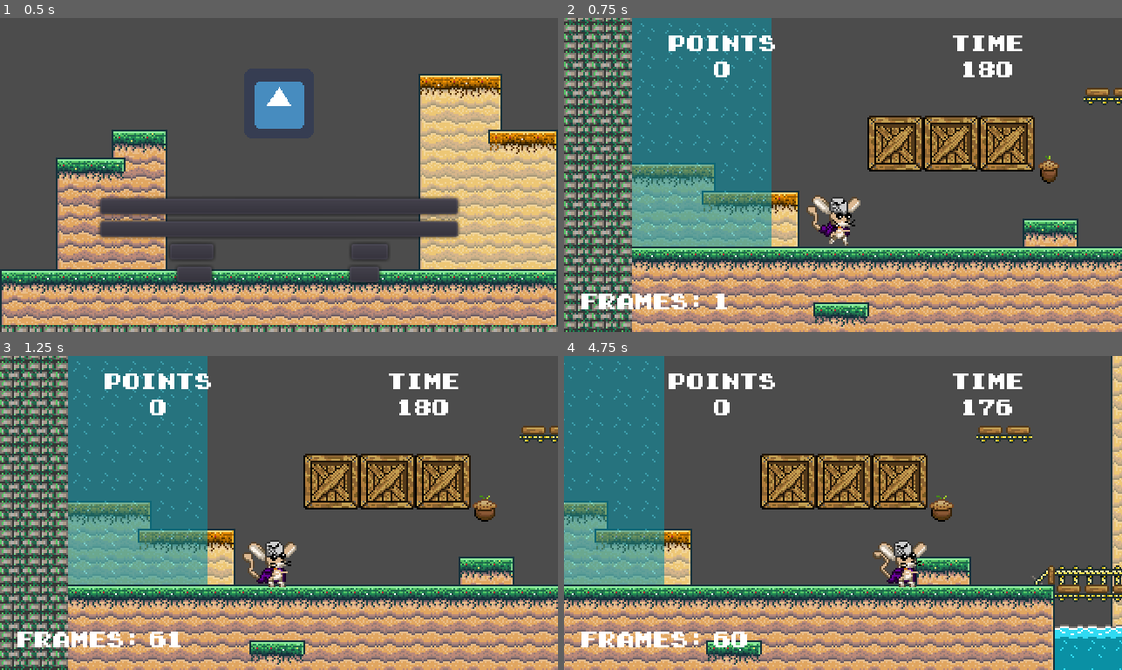
Above: before the commit, frames 1-4 (two rows, left to right).
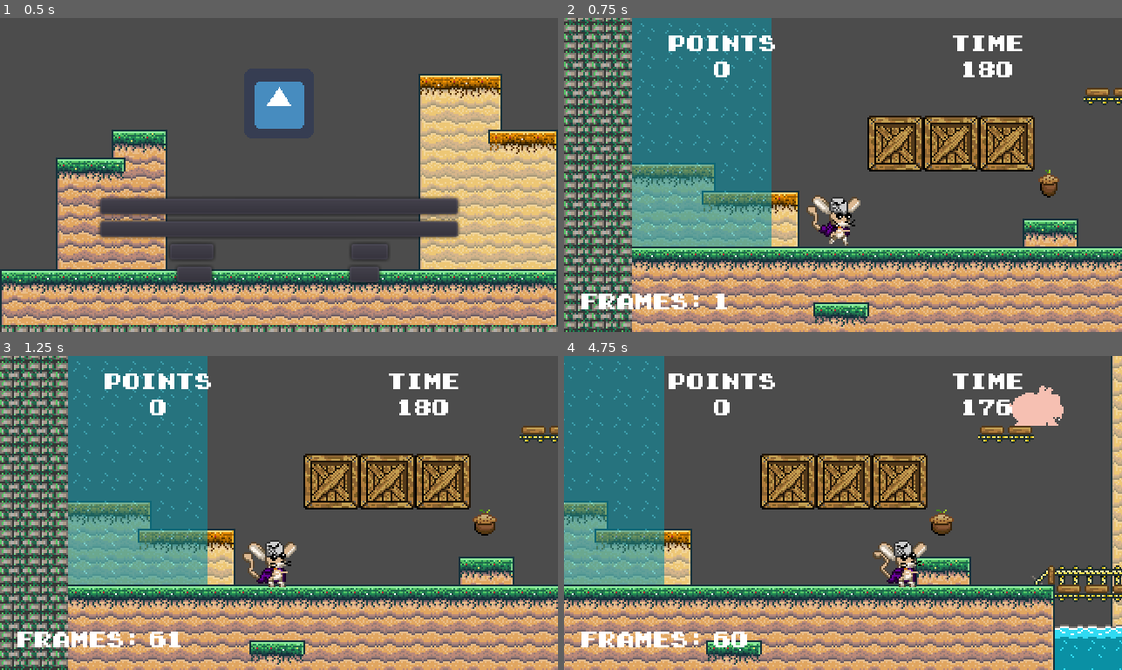
Above: after the commit, the same moments.

Repository: kmaxare/project-one
Game: Godot game, scene res://GUI/main_screen.tscn
Two runs of this game, one before a commit and one after it. Both use one fixed random seed, a clock stepped at 60 frames per second and the inputs below. The engine's default icon, where the game draws it, is replaced by a stand-in: a white triangle on a blue panel in a dark square.
Inputs:
- Up to frame 1 (0.5 s): no input
- Up to frame 2 (0.75 s): click "Start" at 0.5 s
- Up to frame 3 (1.25 s): no input
- Up to frame 4 (4.75 s): hold Right (ui_right) 1.28-2.78 s; hold Left (ui_left) 2.78-3.53 s; hold Right (ui_right) from 3.53 s (still down)

Frame 1 is identical in both runs. In frame 2, 0.3% of the frame differs, in the area x 85-89%, y 43-58%; in frame 3, 0.4%; in frame 4, 1.5%, in the area x 65-90%, y 9-58%.

Commit message:
Tilemaps añadidos
Seed, pig, snake, crab, powerup

Diff:
--- /dev/null
+++ b/characters/enemy/crab_enemy_tilemap.gd
@@ -0,0 +1,14 @@
+extends TileMap
+
+export var Scene = preload("res://characters/enemy/crab_enemy.tscn")
+
+func _ready():
+	instance_obstacles()
+
+func instance_obstacles():
+	var open_cells = get_used_cells()
+	for i in open_cells:
+		var scene = Scene.instance()
+		scene.position = map_to_world(i)
+		add_child(scene)
+		set_cell(i.x, i.y, -1)
--- /dev/null
+++ b/characters/enemy/crab_enemy_tilemap.tscn
@@ -0,0 +1,27 @@
+[gd_scene load_steps=4 format=2]
+
+[ext_resource path="res://sprites/characters/enemy/crab_enemy_DDL.png" type="Texture" id=1]
+[ext_resource path="res://characters/enemy/crab_enemy_tilemap.gd" type="Script" id=2]
+
+[sub_resource type="TileSet" id=1]
+0/name = "crab_enemy_DDL.png 0"
+0/texture = ExtResource( 1 )
+0/tex_offset = Vector2( 0, 0 )
+0/modulate = Color( 1, 1, 1, 1 )
+0/region = Rect2( 0, 0, 32, 32 )
+0/tile_mode = 0
+0/occluder_offset = Vector2( 0, 0 )
+0/navigation_offset = Vector2( 0, 0 )
+0/shape_offset = Vector2( 0, 0 )
+0/shape_transform = Transform2D( 1, 0, 0, 1, 0, 0 )
+0/shape_one_way = false
+0/shape_one_way_margin = 0.0
+0/shapes = [  ]
+0/z_index = 0
+
+[node name="CrabEnemyTilemap" type="TileMap"]
+tile_set = SubResource( 1 )
+cell_size = Vector2( 8, 8 )
+centered_textures = true
+format = 1
+script = ExtResource( 2 )
--- /dev/null
+++ b/characters/enemy/pigx_enemy_tilemap.gd
@@ -0,0 +1,14 @@
+extends TileMap
+
+export var Scene = preload("res://characters/enemy/pigx_enemy.tscn")
+
+func _ready():
+	instance_obstacles()
+
+func instance_obstacles():
+	var open_cells = get_used_cells()
+	for i in open_cells:
+		var scene = Scene.instance()
+		scene.position = map_to_world(i)
+		add_child(scene)
+		set_cell(i.x, i.y, -1)
--- /dev/null
+++ b/characters/enemy/pigx_enemy_tilemap.tscn
@@ -0,0 +1,27 @@
+[gd_scene load_steps=4 format=2]
+
+[ext_resource path="res://sprites/characters/enemy/pigx_enemy_DDL.png" type="Texture" id=1]
+[ext_resource path="res://characters/enemy/pigx_enemy_tilemap.gd" type="Script" id=2]
+
+[sub_resource type="TileSet" id=1]
+0/name = "pigx_enemy_DDL.png 0"
+0/texture = ExtResource( 1 )
+0/tex_offset = Vector2( 0, 0 )
+0/modulate = Color( 1, 1, 1, 1 )
+0/region = Rect2( 0, 96, 32, 32 )
+0/tile_mode = 0
+0/occluder_offset = Vector2( 0, 0 )
+0/navigation_offset = Vector2( 0, 0 )
+0/shape_offset = Vector2( 0, 0 )
+0/shape_transform = Transform2D( 1, 0, 0, 1, 0, 0 )
+0/shape_one_way = false
+0/shape_one_way_margin = 0.0
+0/shapes = [  ]
+0/z_index = 0
+
+[node name="PigxEnemyTilemap" type="TileMap"]
+tile_set = SubResource( 1 )
+cell_size = Vector2( 8, 8 )
+centered_textures = true
+format = 1
+script = ExtResource( 2 )
--- /dev/null
+++ b/characters/enemy/snake_enemy_tilemap.gd
@@ -0,0 +1,14 @@
+extends TileMap
+
+export var Scene = preload("res://characters/enemy/snake_enemy.tscn")
+
+func _ready():
+	instance_obstacles()
+
+func instance_obstacles():
+	var open_cells = get_used_cells()
+	for i in open_cells:
+		var scene = Scene.instance()
+		scene.position = map_to_world(i)
+		add_child(scene)
+		set_cell(i.x, i.y, -1)
--- /dev/null
+++ b/characters/enemy/snake_enemy_tilemap.tscn
@@ -0,0 +1,27 @@
+[gd_scene load_steps=4 format=2]
+
+[ext_resource path="res://sprites/characters/enemy/snake_enemy_DDL.png" type="Texture" id=1]
+[ext_resource path="res://characters/enemy/snake_enemy_tilemap.gd" type="Script" id=2]
+
+[sub_resource type="TileSet" id=1]
+0/name = "snake_enemy_DDL.png 0"
+0/texture = ExtResource( 1 )
+0/tex_offset = Vector2( 0, 0 )
+0/modulate = Color( 1, 1, 1, 1 )
+0/region = Rect2( 0, 0, 32, 32 )
+0/tile_mode = 0
+0/occluder_offset = Vector2( 0, 0 )
+0/navigation_offset = Vector2( 0, 0 )
+0/shape_offset = Vector2( 0, 0 )
+0/shape_transform = Transform2D( 1, 0, 0, 1, 0, 0 )
+0/shape_one_way = false
+0/shape_one_way_margin = 0.0
+0/shapes = [  ]
+0/z_index = 0
+
+[node name="SnakeEnemyTilemap" type="TileMap"]
+tile_set = SubResource( 1 )
+cell_size = Vector2( 8, 8 )
+centered_textures = true
+format = 1
+script = ExtResource( 2 )
--- /dev/null
+++ b/interactive_objects/powerup_tilemap.gd
@@ -0,0 +1,14 @@
+extends TileMap
+
+export var Scene = preload("res://interactive_objects/powerup.tscn")
+
+func _ready():
+	instance_obstacles()
+
+func instance_obstacles():
+	var open_cells = get_used_cells()
+	for i in open_cells:
+		var scene = Scene.instance()
+		scene.position = map_to_world(i)
+		add_child(scene)
+		set_cell(i.x, i.y, -1)
--- /dev/null
+++ b/interactive_objects/powerup_tilemap.tscn
@@ -0,0 +1,27 @@
+[gd_scene load_steps=4 format=2]
+
+[ext_resource path="res://sprites/interactive_objects/power_up/timer_DDL.png" type="Texture" id=1]
+[ext_resource path="res://interactive_objects/powerup_tilemap.gd" type="Script" id=2]
+
+[sub_resource type="TileSet" id=1]
+0/name = "timer_DDL.png 0"
+0/texture = ExtResource( 1 )
+0/tex_offset = Vector2( 0, 0 )
+0/modulate = Color( 1, 1, 1, 1 )
+0/region = Rect2( 0, 0, 32, 32 )
+0/tile_mode = 0
+0/occluder_offset = Vector2( 0, 0 )
+0/navigation_offset = Vector2( 0, 0 )
+0/shape_offset = Vector2( 0, 0 )
+0/shape_transform = Transform2D( 1, 0, 0, 1, 0, 0 )
+0/shape_one_way = false
+0/shape_one_way_margin = 0.0
+0/shapes = [  ]
+0/z_index = 0
+
+[node name="PowerUpTilemap" type="TileMap"]
+tile_set = SubResource( 1 )
+cell_size = Vector2( 8, 8 )
+centered_textures = true
+format = 1
+script = ExtResource( 2 )
--- a/interactive_objects/seed_point.tscn
+++ b/interactive_objects/seed_point.tscn
@@ -2,7 +2,6 @@
 
 [ext_resource path="res://interactive_objects/seed_point.gd" type="Script" id=1]
 [ext_resource path="res://sprites/interactive_objects/seed/seed_dark_point_DDL.png" type="Texture" id=2]
-
 
 [sub_resource type="CapsuleShape2D" id=5]
 radius = 4.0
--- /dev/null
+++ b/interactive_objects/seed_point_tilemap.gd
@@ -0,0 +1,14 @@
+extends TileMap
+
+export var Scene = preload("res://interactive_objects/seed_point.tscn")
+
+func _ready():
+	instance_obstacles()
+
+func instance_obstacles():
+	var open_cells = get_used_cells()
+	for i in open_cells:
+		var scene = Scene.instance()
+		scene.position = map_to_world(i)
+		add_child(scene)
+		set_cell(i.x, i.y, -1)
--- /dev/null
+++ b/interactive_objects/seed_point_tilemap.tscn
@@ -0,0 +1,28 @@
+[gd_scene load_steps=4 format=2]
+
+[ext_resource path="res://sprites/interactive_objects/seed/seed_clear_point_DDL.png" type="Texture" id=1]
+[ext_resource path="res://interactive_objects/seed_point_tilemap.gd" type="Script" id=2]
+
+[sub_resource type="TileSet" id=1]
+0/name = "seed_clear_point_DDL.png 0"
+0/texture = ExtResource( 1 )
+0/tex_offset = Vector2( 0, 0 )
+0/modulate = Color( 1, 1, 1, 1 )
+0/region = Rect2( 0, 0, 32, 32 )
+0/tile_mode = 0
+0/occluder_offset = Vector2( 0, 0 )
+0/navigation_offset = Vector2( 0, 0 )
+0/shape_offset = Vector2( 0, 0 )
+0/shape_transform = Transform2D( 1, 0, 0, 1, 0, 0 )
+0/shape_one_way = false
+0/shape_one_way_margin = 0.0
+0/shapes = [  ]
+0/z_index = 0
+
+[node name="SeedPointTileMap" type="TileMap"]
+tile_set = SubResource( 1 )
+cell_size = Vector2( 8, 8 )
+centered_textures = true
+format = 1
+tile_data = PoolIntArray( 2293782, 0, 0 )
+script = ExtResource( 2 )
--- a/interactive_objects/trap_board.tscn
+++ b/interactive_objects/trap_board.tscn
@@ -2,7 +2,6 @@
 
 [ext_resource path="res://interactive_objects/trap_board.gd" type="Script" id=1]
 [ext_resource path="res://sprites/interactive_objects/platform_DDL.png" type="Texture" id=3]
-
 
 [sub_resource type="RectangleShape2D" id=1]
 extents = Vector2( 15, 4 )
--- a/levels/level_one.tscn
+++ b/levels/level_one.tscn
@@ -1,19 +1,19 @@
 [gd_scene load_steps=15 format=2]
 
-[ext_resource path="res://characters/enemy/crab_enemy.tscn" type="PackedScene" id=1]
+[ext_resource path="res://characters/enemy/pigx_enemy_tilemap.tscn" type="PackedScene" id=1]
 [ext_resource path="res://characters/player/jerbo_player.tscn" type="PackedScene" id=2]
-[ext_resource path="res://characters/enemy/pigx_enemy.tscn" type="PackedScene" id=3]
+[ext_resource path="res://characters/enemy/snake_enemy_tilemap.tscn" type="PackedScene" id=3]
 [ext_resource path="res://interactive_objects/rotating_wheel.tscn" type="PackedScene" id=4]
 [ext_resource path="res://tiles/floor.tscn" type="PackedScene" id=5]
 [ext_resource path="res://interactive_objects/trap_board.tscn" type="PackedScene" id=6]
 [ext_resource path="res://interactive_objects/surprise_block.tscn" type="PackedScene" id=7]
-[ext_resource path="res://interactive_objects/seed_point.tscn" type="PackedScene" id=8]
+[ext_resource path="res://interactive_objects/seed_point_tilemap.tscn" type="PackedScene" id=8]
 [ext_resource path="res://interactive_objects/immerse_death.tscn" type="PackedScene" id=9]
-[ext_resource path="res://interactive_objects/powerup.tscn" type="PackedScene" id=10]
+[ext_resource path="res://interactive_objects/powerup_tilemap.tscn" type="PackedScene" id=10]
 [ext_resource path="res://GUI/GUI.tscn" type="PackedScene" id=11]
-[ext_resource path="res://characters/enemy/snake_enemy.tscn" type="PackedScene" id=12]
 [ext_resource path="res://interactive_objects/barrel_generator.tscn" type="PackedScene" id=13]
 [ext_resource path="res://levels/level_one.gd" type="Script" id=14]
+[ext_resource path="res://characters/enemy/crab_enemy_tilemap.tscn" type="PackedScene" id=15]
 
 [node name="LevelOne" type="Node2D"]
 pause_mode = 1
@@ -33,26 +33,6 @@
 
 [node name="JerboPlayer" parent="." instance=ExtResource( 2 )]
 position = Vector2( 164, 465 )
-
-[node name="Enemies" type="Node2D" parent="."]
-
-[node name="CrabEnemy" parent="Enemies" instance=ExtResource( 1 )]
-position = Vector2( 415, 218 )
-
-[node name="CrabEnemy2" parent="Enemies" instance=ExtResource( 1 )]
-position = Vector2( 387, -337 )
-
-[node name="CrabEnemy3" parent="Enemies" instance=ExtResource( 1 )]
-position = Vector2( 576, 472 )
-
-[node name="CrabEnemy4" parent="Enemies" instance=ExtResource( 1 )]
-position = Vector2( 496, -235 )
-
-[node name="PigxEnemy" parent="Enemies" instance=ExtResource( 3 )]
-position = Vector2( 1087, 23 )
-
-[node name="SnakeEnemy" parent="Enemies" instance=ExtResource( 12 )]
-position = Vector2( 859, 20 )
 
 [node name="UpperFloor" parent="." groups=["foor"] instance=ExtResource( 5 )]
 position = Vector2( 33, -13 )
@@ -83,11 +63,11 @@
 
 [node name="TrapBoard" type="Node2D" parent="."]
 
-[node name="TrapBoard1" parent="TrapBoard" instance=ExtResource( 6 )]
-position = Vector2( 401, 507 )
-
 [node name="TrapBoard2" parent="TrapBoard" instance=ExtResource( 6 )]
 position = Vector2( 465, 507 )
+
+[node name="TrapBoard8" parent="TrapBoard" instance=ExtResource( 6 )]
+position = Vector2( 401, 507 )
 
 [node name="TrapBoard3" parent="TrapBoard" instance=ExtResource( 6 )]
 position = Vector2( 529, 507 )
@@ -147,71 +127,21 @@
 position = Vector2( 608, 416 )
 box = 4
 
-[node name="Points" type="Node2D" parent="."]
+[node name="Enemies" type="Node2D" parent="."]
 
-[node name="SeedPoint" parent="Points" instance=ExtResource( 8 )]
-position = Vector2( 288, 456 )
+[node name="CrabEnemyTilemap" parent="Enemies" instance=ExtResource( 15 )]
+tile_data = PoolIntArray( 262181, 0, 0, 2359314, 0, 0, 2621498, 0, 0, 2883668, 0, 0, 3932274, 0, 0 )
 
-[node name="SeedPoint1" parent="Points" instance=ExtResource( 8 )]
-position = Vector2( 680, 344 )
+[node name="PigxEnemyTilemap" parent="Enemies" instance=ExtResource( 1 )]
+tile_data = PoolIntArray( -3145614, 0, 0, -1834921, 0, 0, -1834846, 0, 0, -786403, 0, 0, 262244, 0, 0, 1048744, 0, 0 )
 
-[node name="SeedPoint2" parent="Points" instance=ExtResource( 8 )]
-position = Vector2( 744, 296 )
+[node name="SnakeEnemyTilemap" parent="Enemies" instance=ExtResource( 3 )]
+tile_data = PoolIntArray( -3145565, 0, 0, -786276, 0, 0, 262274, 0, 0, 1048660, 0, 0, 1835187, 0, 0, 4194454, 0, 0 )
 
-[node name="SeedPoint3" parent="Points" instance=ExtResource( 8 )]
-position = Vector2( 632, 232 )
+[node name="SeedPointTileMap" parent="." instance=ExtResource( 8 )]
+tile_data = PoolIntArray( -851935, 0, 0, -131057, 0, 0, 655375, 0, 0, 1507343, 0, 0, 1769524, 0, 0, 1835094, 0, 0, 1966150, 0, 0, 2097282, 0, 0, 2293782, 0, 0, 2555966, 0, 0, 2621543, 0, 0, 3801124, 0, 0 )
 
-[node name="SeedPoint4" parent="Points" instance=ExtResource( 8 )]
-position = Vector2( 504, 216 )
-
-[node name="SeedPoint5" parent="Points" instance=ExtResource( 8 )]
-position = Vector2( 128, 176 )
-
-[node name="SeedPoint6" parent="Points" instance=ExtResource( 8 )]
-position = Vector2( 1144, -32 )
-
-[node name="SeedPoint7" parent="Points" instance=ExtResource( 8 )]
-position = Vector2( 528, -72 )
-
-[node name="SeedPoint8" parent="Points" instance=ExtResource( 8 )]
-position = Vector2( 448, -8 )
-
-[node name="SeedPoint9" parent="Points" instance=ExtResource( 8 )]
-position = Vector2( 616, -400 )
-
-[node name="SeedPoint10" parent="Points" instance=ExtResource( 8 )]
-position = Vector2( 512, -352 )
-
-[node name="SeedPoint11" parent="Points" instance=ExtResource( 8 )]
-position = Vector2( 256, -328 )
-
-[node name="SeedPoint12" parent="Points" instance=ExtResource( 8 )]
-position = Vector2( 1104, -280 )
-
-[node name="SeedPoint13" parent="Points" instance=ExtResource( 8 )]
-position = Vector2( 1104, -168 )
-
-[node name="SeedPoint14" parent="Points" instance=ExtResource( 8 )]
-position = Vector2( 1008, -224 )
-
-[node name="SeedPoint15" parent="Points" instance=ExtResource( 8 )]
-position = Vector2( 1008, -360 )
-
-[node name="SeedPoint16" parent="Points" instance=ExtResource( 8 )]
-position = Vector2( 1200, 96 )
-
-[node name="PowerUp" type="Node2D" parent="."]
-position = Vector2( 832, 216 )
-
-[node name="Powerup1" parent="PowerUp" instance=ExtResource( 10 )]
-
-[node name="Powerup2" parent="PowerUp" instance=ExtResource( 10 )]
-position = Vector2( -728, -504 )
-
-[node name="Powerup3" parent="PowerUp" instance=ExtResource( 10 )]
-position = Vector2( -56, -352 )
-
-[node name="Powerup4" parent="PowerUp" instance=ExtResource( 10 )]
-position = Vector2( 648, -512 )
+[node name="PowerUpTilemap" parent="." instance=ExtResource( 10 )]
+tile_data = PoolIntArray( -2424821, 0, 0, -1834833, 0, 0, 1835114, 0, 0 )
 
 [node name="GUI" parent="." instance=ExtResource( 11 )]
